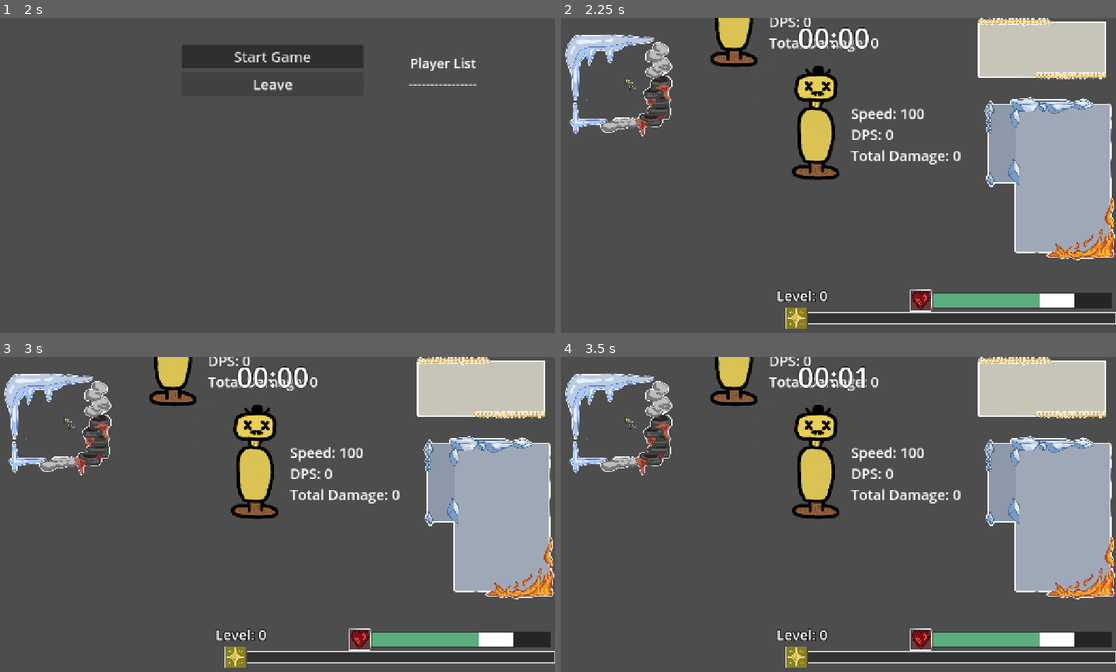
Above: before the commit, frames 1-4 (two rows, left to right).
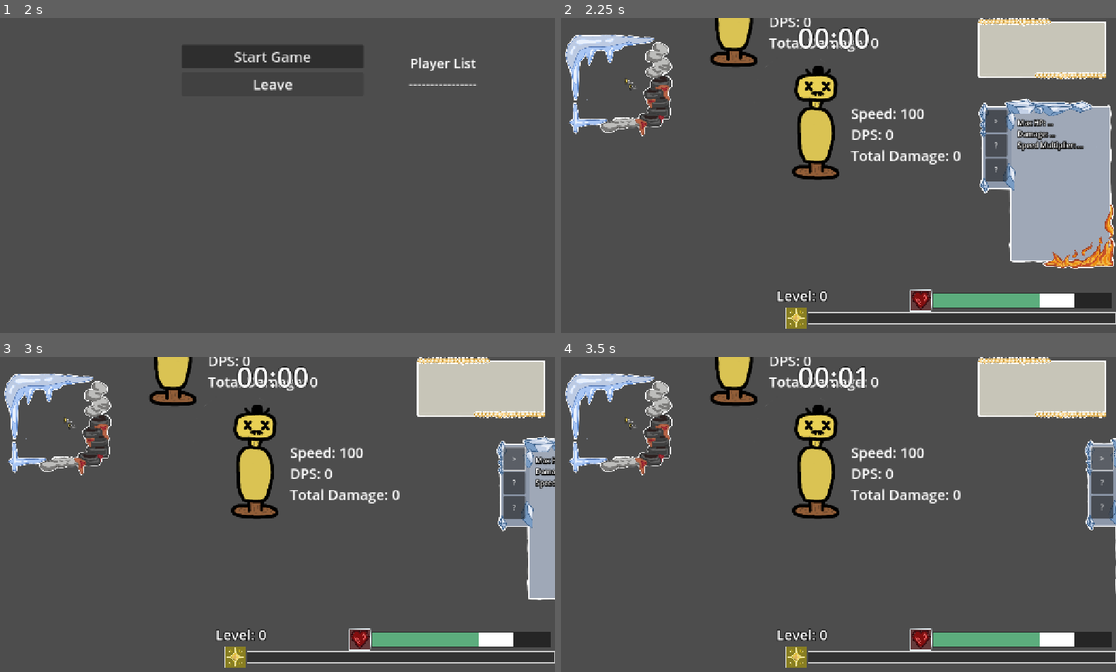
Above: after the commit, the same moments.

Repository: YummyBerry1108/P.A.L
Game: Godot game, scene res://scenes/menu.tscn
Same seed, same stepped clock (60 frames per second), same inputs: the game is played once before the commit and once after it. The engine's default icon, where the game draws it, is replaced by a stand-in: a white triangle on a blue panel in a dark square.
Inputs (mouse positions are in pixels of both pictures, inside the frame that each line leads up to):
- Up to frame 1 (2 s): click (271, 175) at 0.52 s; type "Alex" at 0.6 s; click "Client" at 1.25 s
- Up to frame 2 (2.25 s): click "Start Game" at 2 s
- Up to frame 3 (3 s): click (432, 460) at 2.75 s, where only the run after the commit has a clickable ">"
- Up to frame 4 (3.5 s): no input

Frame 1 is identical in both runs. In frame 2, 4.1% of the frame differs, in the area x 75-100%, y 25-80%; in frame 3, 9.1%; in frame 4, 10%, in the area x 76-100%, y 25-77%.

Commit message:
add status UI content

Diff:
--- /dev/null
+++ b/scenes/ui/status_display.tscn
@@ -0,0 +1,55 @@
+[gd_scene load_steps=4 format=3 uid="uid://b4ojmlbosfvpg"]
+
+[ext_resource type="Texture2D" uid="uid://dp2skaqw4riuv" path="res://imgs/ui/side_background.png" id="1_01ju4"]
+[ext_resource type="Script" uid="uid://cr3iveu57jsal" path="res://scripts/ui/status_display.gd" id="2_xeia0"]
+
+[sub_resource type="LabelSettings" id="LabelSettings_xeia0"]
+outline_size = 8
+outline_color = Color(0, 0, 0, 1)
+
+[node name="StatusDisplay" type="TextureRect" node_paths=PackedStringArray("button_container", "status_label")]
+custom_minimum_size = Vector2(300, 400)
+offset_right = 300.0
+offset_bottom = 400.0
+texture = ExtResource("1_01ju4")
+expand_mode = 1
+stretch_mode = 4
+script = ExtResource("2_xeia0")
+button_container = NodePath("ButtonContainer")
+status_label = NodePath("Label")
+
+[node name="ButtonContainer" type="VBoxContainer" parent="."]
+layout_mode = 0
+offset_left = 18.0
+offset_top = 26.0
+offset_right = 67.0
+offset_bottom = 188.0
+
+[node name="ToggleButton" type="Button" parent="ButtonContainer"]
+layout_mode = 2
+size_flags_vertical = 3
+text = ">"
+
+[node name="ToggleButton2" type="Button" parent="ButtonContainer"]
+layout_mode = 2
+size_flags_vertical = 3
+text = "?"
+
+[node name="ToggleButton3" type="Button" parent="ButtonContainer"]
+layout_mode = 2
+size_flags_vertical = 3
+text = "?"
+
+[node name="Label" type="Label" parent="."]
+layout_mode = 0
+offset_left = 90.0
+offset_top = 44.0
+offset_right = 273.0
+offset_bottom = 295.0
+theme_override_colors/font_outline_color = Color(0, 0, 0, 1)
+text = "Max HP: ...
+Damage: ...
+Speed Multiplier: ..."
+label_settings = SubResource("LabelSettings_xeia0")
+
+[connection signal="pressed" from="ButtonContainer/ToggleButton" to="." method="_on_toggle_button_pressed"]
--- a/scenes/ui/ui.tscn
+++ b/scenes/ui/ui.tscn
@@ -7,8 +7,8 @@
 [ext_resource type="Texture2D" uid="uid://7qyh2o1fk3hf" path="res://imgs/ui/exp_icon.png" id="2_uegxj"]
 [ext_resource type="Script" uid="uid://dv8r8iyljuman" path="res://scripts/ui/exp_label.gd" id="3_pfayw"]
 [ext_resource type="Script" uid="uid://y0ulfkia0dwf" path="res://scripts/ui/pause_label.gd" id="4_7vp6q"]
-[ext_resource type="Texture2D" uid="uid://dp2skaqw4riuv" path="res://imgs/ui/side_background.png" id="6_uegxj"]
 [ext_resource type="PackedScene" uid="uid://bo5plno10hitc" path="res://scenes/ui/teammate_display.tscn" id="7_swkix"]
+[ext_resource type="PackedScene" uid="uid://b4ojmlbosfvpg" path="res://scenes/ui/status_display.tscn" id="8_swkix"]
 [ext_resource type="Texture2D" uid="uid://b1eskkahnho3u" path="res://imgs/ui/health_icon.png" id="9_y220t"]
 [ext_resource type="Script" uid="uid://cra8y5gqvdr5i" path="res://scripts/ui/mini_map.gd" id="10_hc5d0"]
 [ext_resource type="PackedScene" uid="uid://b5bj02fgrvrpf" path="res://scenes/ui/stat_upgrade/stat_upgrade_ui.tscn" id="11_4kltc"]
@@ -231,13 +231,15 @@
 theme_override_constants/separation = 30
 theme_override_styles/separator = SubResource("StyleBoxEmpty_4kltc")
 
-[node name="StatusDisplay" type="TextureRect" parent="RightSideVBoxContainer"]
+[node name="Control" type="Control" parent="RightSideVBoxContainer"]
 custom_minimum_size = Vector2(300, 400)
 layout_mode = 2
-size_flags_horizontal = 8
-texture = ExtResource("6_uegxj")
-expand_mode = 1
-stretch_mode = 4
+
+[node name="StatusDisplay" parent="RightSideVBoxContainer/Control" instance=ExtResource("8_swkix")]
+layout_mode = 2
+offset_top = 4.0
+offset_right = 314.0
+offset_bottom = 404.0
 
 [node name="LeftSideVBoxContainer" type="VBoxContainer" parent="."]
 layout_mode = 1
--- /dev/null
+++ b/scripts/ui/status_display.gd
@@ -0,0 +1,38 @@
+extends TextureRect
+
+@export var button_container: VBoxContainer
+@export var status_label: Label
+
+var player_data: PlayerStatData
+var player_ready: bool = false
+var is_close: bool = false
+
+func _ready() -> void:
+	Lobby.all_player_ready.connect(_on_all_player_ready)
+
+func _process(delta: float) -> void:
+	if not ready or not player_data: return
+	status_label.text = "
+	Max HP: %d
+	Damage: %d
+	Speed Multiplier: %.1f
+	" % [ int(player_data.max_hp), player_data.damage, player_data.speed_mutiplier ]
+
+func _on_all_player_ready() -> void:
+	var players = get_tree().get_nodes_in_group("players")
+
+	player_ready = true
+
+	for player: Player in players:
+		if player.name == str(multiplayer.get_unique_id()):
+			player_data = player.player_stat
+
+func _on_toggle_button_pressed() -> void:
+	is_close = not is_close
+	var tween = create_tween()
+	tween.set_trans(Tween.TRANS_CUBIC)
+
+	if is_close:
+		tween.tween_property(self, "position", Vector2(240, 0), 0.5).set_ease(Tween.EASE_OUT)
+	else:
+		tween.tween_property(self, "position", Vector2(0, 0), 0.5).set_ease(Tween.EASE_OUT)
Not shown, added: scripts/ui/status_display.gd.uid
